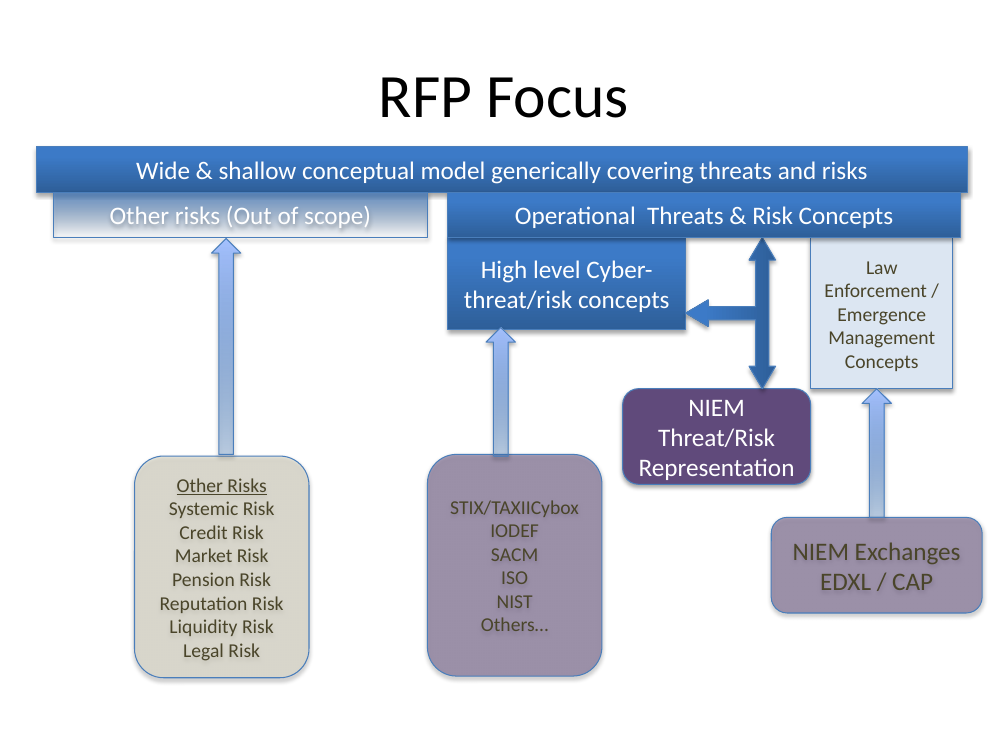
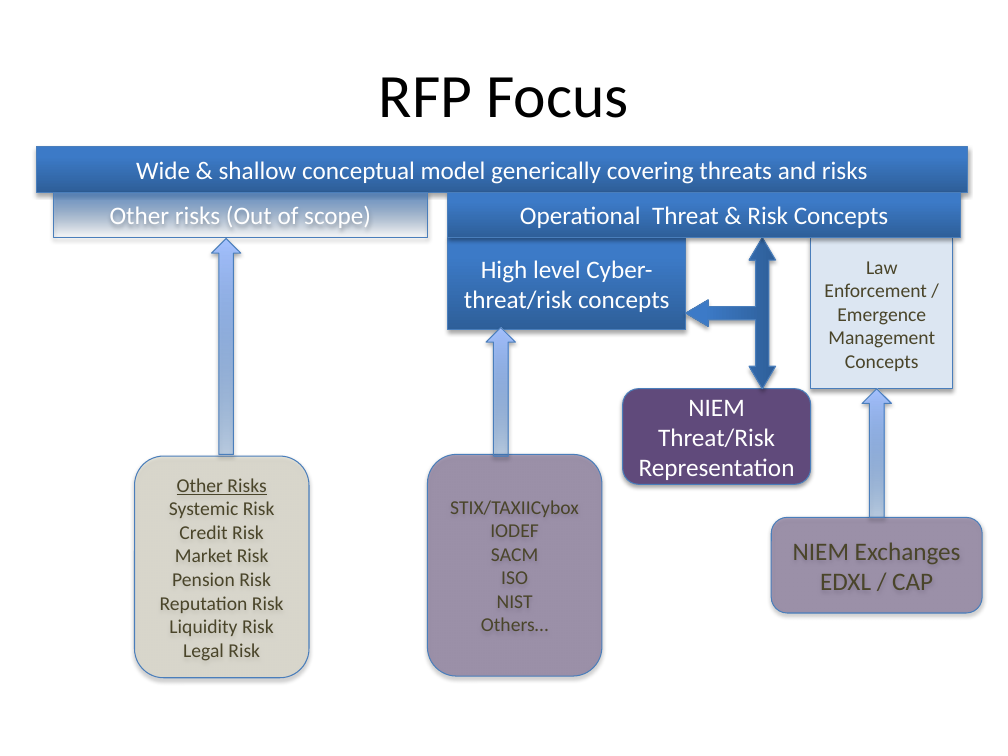
Before and after one commit to omg-threat-modeling/phase1, a slide deck: slide 3 of docs/RFP/Threat-Risk RFP Pictures.pptx. Drawn at 1008x756 pixels with LibreOffice and Linux fonts; fonts in the diff are those of the drawing. Boxes give left, top, right and bottom in pixels: in the first picture for what was removed or moved away, otherwise in the second. Text is boxed around its words. In the diff, an @@ line names an element or a change of style, - is before the commit and + after.

```diff
--- a/docs/RFP/Threat-Risk RFP Pictures.pptx
+++ b/docs/RFP/Threat-Risk RFP Pictures.pptx
@@ text in rectangle at <box>520,206,888,228</box>: text changed @@
-Operational Threats & Risk Concepts
+Operational Threat & Risk Concepts
```
Also in this commit, not shown: 1 other file.
